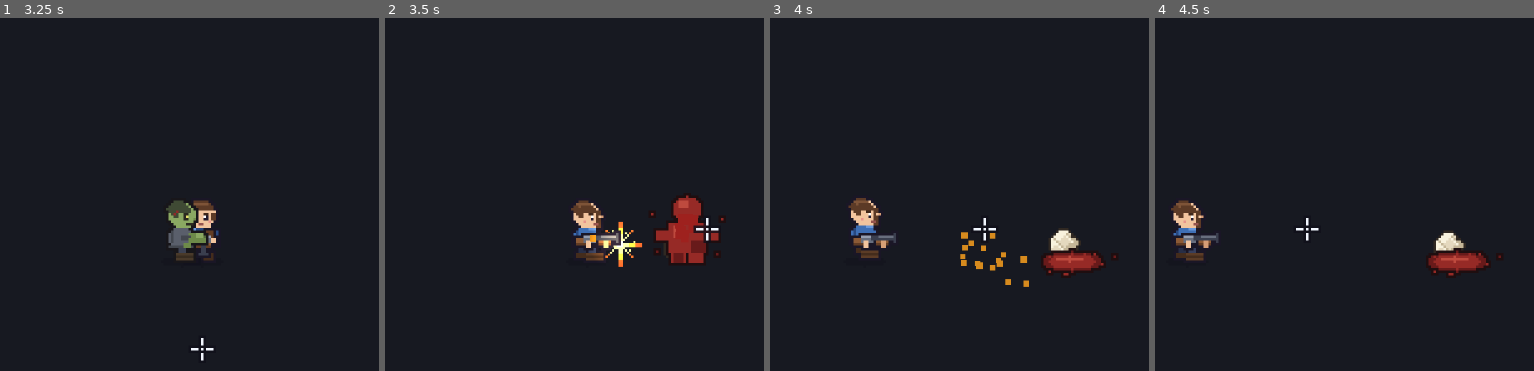
Above: before the commit, frames 1-4 (left to right).
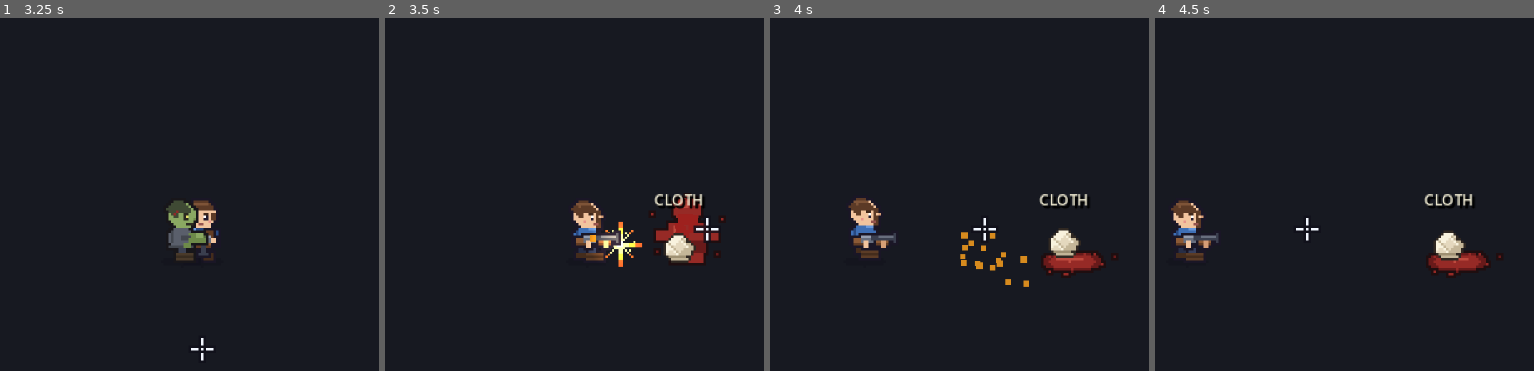
Above: after the commit, the same moments.

Repository: zhoucswift-cmd/pixel-survivor
Game: Godot game, scene res://tools/smoke_test.tscn
Same seed, same stepped clock (60 frames per second), same inputs: the game is played once before the commit and once after it. This scene is started directly instead of the project's main scene.
Inputs (mouse positions are in pixels of both pictures, inside the frame that each line leads up to):
- Up to frame 1 (3.25 s): tap Enter at 0.5 s; move the mouse to (208, 205) at 0.52 s; hold D (move_right) 0.53-1.25 s; hold Tab (build_mode) 0.53-1.25 s; click (208, 205) at 0.67 s; drag from (outside the picture) to (outside the picture) at 1.27 s; move the mouse to (109, 127) at 2.02 s; press the mouse at (109, 127) at 2.03 s; hold D (move_right) 2.03-2.75 s; release the mouse at (109, 127) at 2.75 s; drag from (outside the picture) to (outside the picture) at 2.77 s
- Up to frame 2 (3.5 s): no input
- Up to frame 3 (4 s): move the mouse to (1042, 296) at 3.52 s; hold A (move_left) from 3.53 s (still down); tap Delete at 3.6 s
- Up to frame 4 (4.5 s): release A (move_left) at 4.25 s; drag from (outside the picture) to (1446, 243) at 4.27 s

Frame 1 is identical in both runs. In frame 2, 0.9% of the frame differs, in the area x 70-85%, y 49-70%; in frame 3, 0.5%; in frame 4, 0.6%.

Commit message:
feat: 掉落物画在血迹上面（z=3），头顶暂时显示物品名字

Diff:
--- a/scenes/pickup.tscn
+++ b/scenes/pickup.tscn
@@ -7,12 +7,27 @@
 size = Vector2(12, 12)
 
 [node name="Pickup" type="Area2D"]
+z_index = 3
 collision_layer = 0
 collision_mask = 2
 script = ExtResource("1_pickup")
 
 [node name="Sprite" type="Sprite2D" parent="."]
+z_index = 1
 texture = ExtResource("2_cloth")
+
+[node name="Name" type="Label" parent="."]
+offset_left = -30.0
+offset_top = -24.0
+offset_right = 30.0
+offset_bottom = -13.0
+theme_override_colors/font_color = Color(0.98, 0.96, 0.86, 0.95)
+theme_override_colors/font_shadow_color = Color(0, 0, 0, 0.85)
+theme_override_constants/shadow_offset_x = 1
+theme_override_constants/shadow_offset_y = 1
+theme_override_font_sizes/font_size = 6
+horizontal_alignment = 1
+vertical_alignment = 1
 
 [node name="Shape" type="CollisionShape2D" parent="."]
 shape = SubResource("RectangleShape2D_pickup")
--- a/scripts/pickup.gd
+++ b/scripts/pickup.gd
@@ -1,20 +1,29 @@
 extends Area2D
 ## 地上的掉落物：玩家走过去自动捡起，加到 GameState 的背包里。
+## 画在血迹上面（z_index 3），上方暂时显示物品名字。
 
 const TEXTURES := {
 	"cloth": "res://assets/base/cloth.png",
 	"rope": "res://assets/base/rope.png",
+}
+const COLORS := {
+	"cloth": Color(0.96, 0.94, 0.84, 0.95),
+	"rope": Color(1.0, 0.86, 0.6, 0.95),
 }
 
 @export var item := "cloth"
 
 var _t := 0.0
 @onready var _sprite: Sprite2D = $Sprite
+@onready var _name_label: Label = $Name
 
 
 func _ready() -> void:
 	if TEXTURES.has(item):
 		_sprite.texture = load(TEXTURES[item])
+	if COLORS.has(item):
+		_name_label.add_theme_color_override("font_color", COLORS[item])
+	_name_label.text = item.to_upper()
 	_t = randf() * TAU
 	body_entered.connect(_on_body_entered)
 
Binary file changed: docs/screenshots/meadow_drops.png
